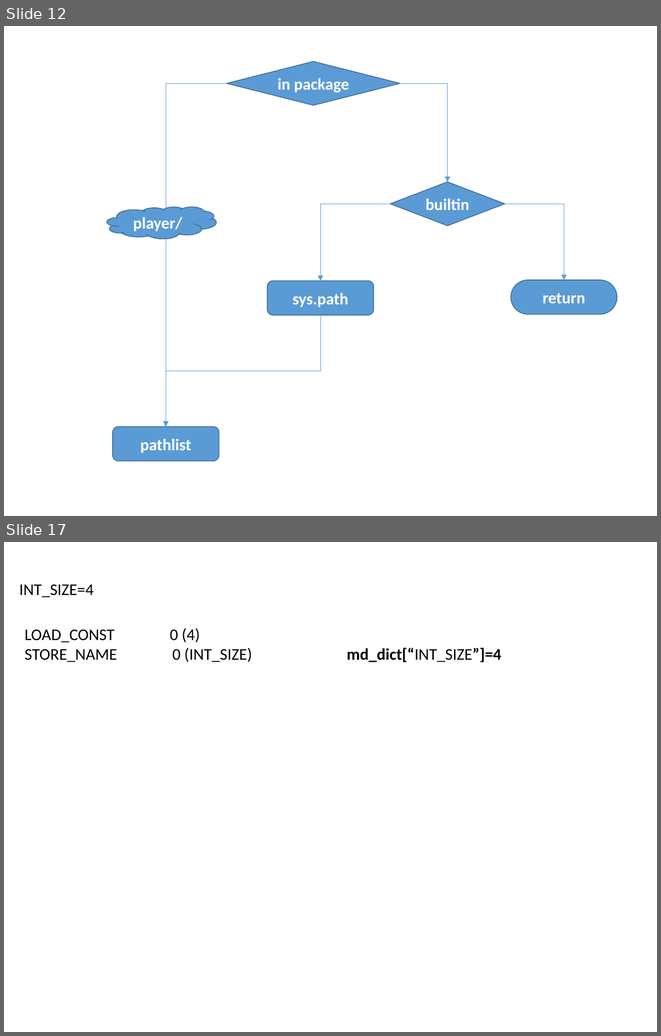
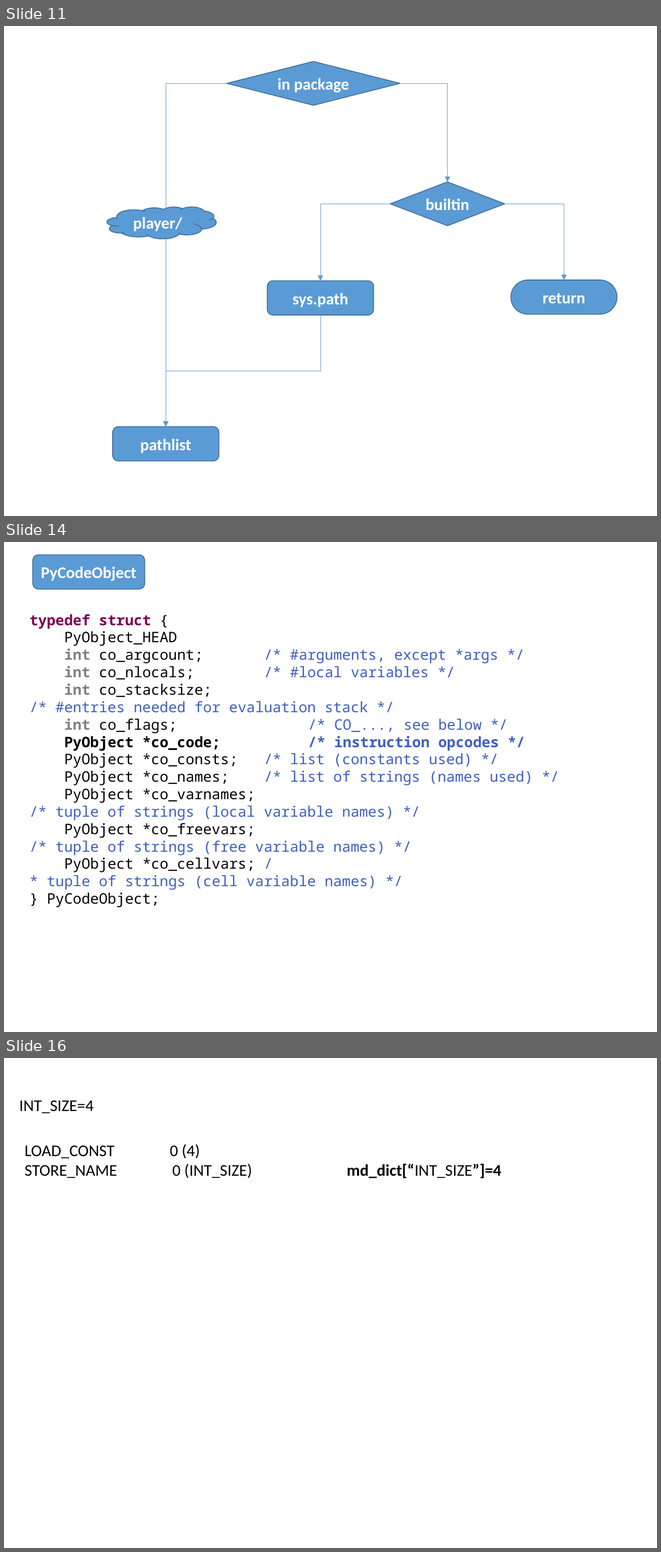
Before and after one commit to menfeng/studynote, a slide deck: python/source code/import/import.pptx. Shown one above the other, each under a label of ours: slides 12 and 17 before the commit, slides 11, 14 and 16 after it; the slides between them are not shown. The pictures are 661x1036 and 661x1552 pixels, drawn with LibreOffice and Linux fonts; fonts in the diff are those of the drawing. Boxes give left, top, right and bottom in pixels: in the first picture for what was removed or moved away, otherwise in the second. Text is boxed around its words. In the diff, an @@ line names an element or a change of style, - is before the commit and + after.

```diff
--- a/python/source code/import/import.pptx
+++ b/python/source code/import/import.pptx
@@ slide 14 added at <box>4,542,657,1032</box>, background #FFFFFF @@
@@ rounded rectangle added at <box>33,555,144,589</box>, fill #5B9BD5, outline #43739E 1 pt, 18 pt, text #FFFFFF, bold @@
+PyCodeObject
@@ text added at <box>29,614,533,907</box>, 16 pt, text #3F5FBF @@
+typedef struct {
+PyObject_HEAD
+int co_argcount; /* #arguments, except *args */
+int co_nlocals; /* #local variables */
+int co_stacksize; /* #entries needed for evaluation stack */
+int co_flags; /* CO_..., see below */
+PyObject *co_code; /* instruction opcodes */
+PyObject *co_consts; /* list (constants used) */
+PyObject *co_names; /* list of strings (names used) */
+PyObject *co_varnames; /* tuple of strings (local variable names) */
+PyObject *co_freevars; /* tuple of strings (free variable names) */
+PyObject *co_cellvars; /* tuple of strings (cell variable names) */
+} PyCodeObject;
@@ what was slide 12 is now slide 11 @@
@@ what was slide 17 is now slide 16 @@
```
Also in this commit, not shown: 4 slides changed, 2 slides removed.
